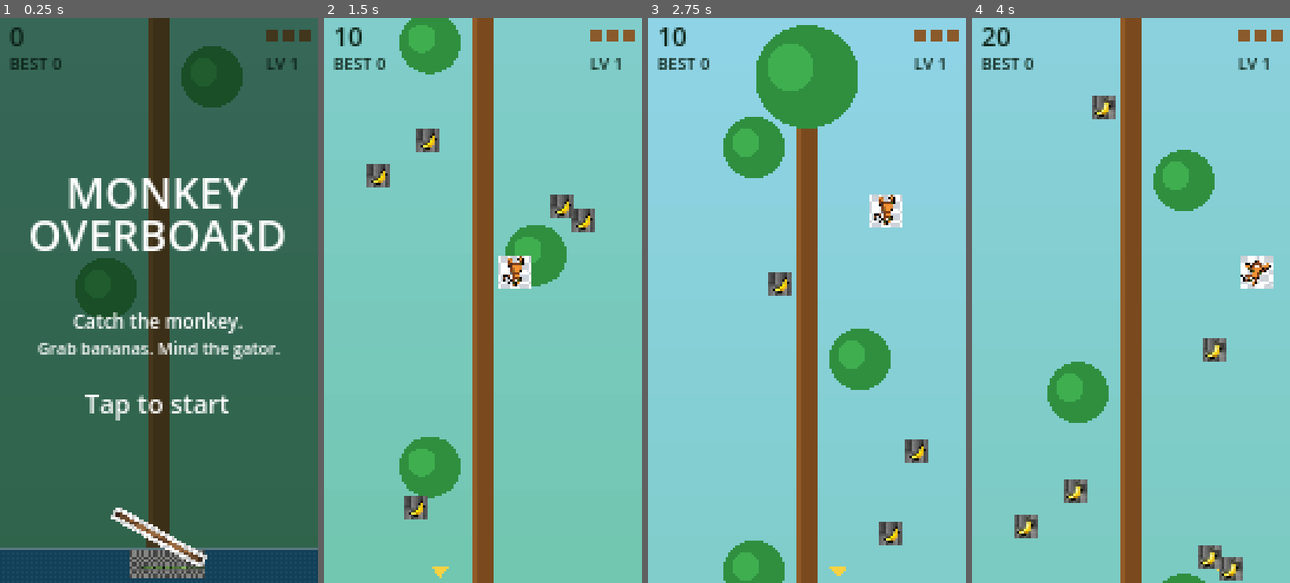
Above: before the commit, frames 1-4 (left to right).
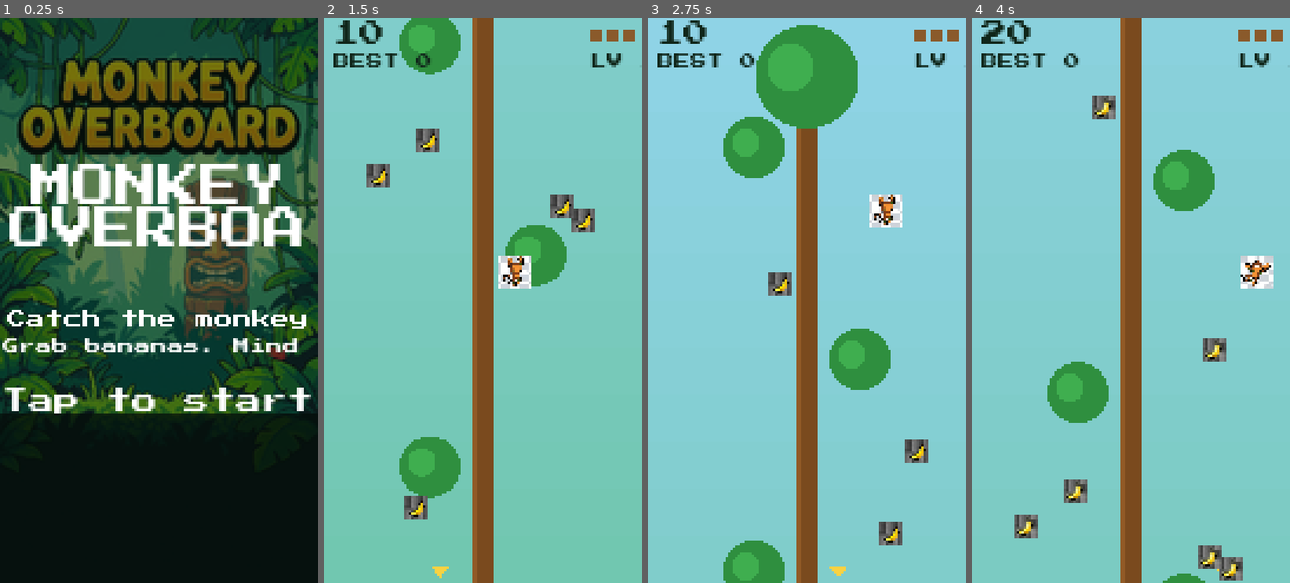
Above: after the commit, the same moments.

Repository: champrt78/monkey-overboard
Game: Godot game, scene res://main.tscn
Two runs of this game, one before a commit and one after it. Both use one fixed random seed, a clock stepped at 60 frames per second and the inputs below.
Inputs (mouse positions are in pixels of both pictures, inside the frame that each line leads up to):
- Up to frame 1 (0.25 s): no input
- Up to frame 2 (1.5 s): move the mouse to (552, 272) at 0.52 s; click (552, 272) at 0.67 s; drag from (419, 328) to (467, 413) at 1.27 s
- Up to frame 3 (2.75 s): move the mouse to (838, 176) at 2.02 s; click (838, 176) at 2.17 s
- Up to frame 4 (4 s): drag from (1115, 413) to (1035, 215) at 2.77 s; move the mouse to (1226, 385) at 3.52 s; click (1226, 385) at 3.67 s

The runs differ from the first frame. In frame 1, 92% of the frame differs, in the area x 0-100%, y 0-100%; in frame 2, 1.1%; in frame 3, 1.1%; in frame 4, 1.2%.

Commit message:
feat(art,ui): title + game-over plates and Press Start 2P font
- Generate 135x240 title_plate.png and gameover_plate.png via Gemini
- Add TextureRect backgrounds with proper draw order via Overlay node
- Integrate Press Start 2P pixel font
- Hide game sprites during menu/gameover for clean screens
- Add final verification screenshots

Diff:
--- a/godot/main.gd
+++ b/godot/main.gd
@@ -90,6 +90,9 @@
 @onready var _snd_chomp: AudioStreamPlayer = $SndChomp
 @onready var _snd_life_lost: AudioStreamPlayer = $SndLifeLost
 
+@onready var _title_bg: TextureRect = $TitleBG
+@onready var _gameover_bg: TextureRect = $GameoverBG
+
 # Headless self-test (run with `--headless --mo-selftest`): autopilots the
 # see-saw so the catch/flip loop runs with no display, then reports + quits.
 var _selftest := false
@@ -100,7 +103,8 @@
 
 func _ready() -> void:
 	randomize()
-	_font = ThemeDB.fallback_font
+	var loaded := load("res://assets/fonts/PressStart2P-Regular.ttf")
+	_font = loaded if loaded else ThemeDB.fallback_font
 	_load_best()
 	monkeys = [_make_monkey("ground"), _make_monkey("air")]
 	seesaw = _make_seesaw()
@@ -328,7 +332,6 @@
 		var m: Dictionary = monkeys[i]
 		var spr: AnimatedSprite2D = _mono[i]
 		spr.position = Vector2(m.x, m.y - _cam_y)
-		spr.visible = true
 		match m.state:
 			"ground":
 				spr.play("idle")
@@ -343,7 +346,6 @@
 func _update_gator_sprite() -> void:
 	var spr: AnimatedSprite2D = _gator_spr
 	spr.position = Vector2(gator.x, WATER_Y + GATOR_Y_OFFSET - _cam_y)
-	spr.visible = true
 	match gator.mode:
 		"patrol":
 			spr.play("patrol")
@@ -404,11 +406,22 @@
 func _process(delta: float) -> void:
 	time += delta
 	_update_camera()
-	_update_monkey_sprites()
-	_update_gator_sprite()
-	_update_seesaw_sprite()
-	_update_banana_sprites()
+	var in_game: bool = (phase == "playing")
+	_mono[0].visible = in_game
+	_mono[1].visible = in_game
+	_gator_spr.visible = in_game
+	_seesaw_spr.visible = in_game
+	_banana_pool.visible = in_game
+	_splash_pool.visible = in_game
+	if in_game:
+		_update_monkey_sprites()
+		_update_gator_sprite()
+		_update_seesaw_sprite()
+		_update_banana_sprites()
+	_title_bg.visible = (phase == "menu")
+	_gameover_bg.visible = (phase == "gameover")
 	queue_redraw()
+	$Overlay.queue_redraw()
 
 func _input(event: InputEvent) -> void:
 	if event is InputEventScreenTouch:
@@ -435,14 +448,14 @@
 
 # ---------- rendering ----------
 func _draw() -> void:
-	_draw_sky()
-	_draw_tree()
-	_draw_water()
-	_draw_seesaw_base()
+	if phase == "playing":
+		_draw_sky()
+		_draw_tree()
+		_draw_water()
+		_draw_seesaw_base()
 	_draw_hud()
-	_draw_offscreen_indicator()
-	if phase != "playing":
-		_draw_overlay()
+	if phase == "playing":
+		_draw_offscreen_indicator()
 
 # world helpers (apply camera offset)
 func _wy(y: float) -> float:
@@ -525,19 +538,19 @@
 func _rect_screen(x: float, y: float, w: float, h: float, c: Color) -> void:
 	draw_rect(Rect2(Vector2(x, y), Vector2(w, h)), c)
 
-func _draw_overlay() -> void:
-	draw_rect(Rect2(Vector2(0, 0), Vector2(VIEW_W, VIEW_H)), Color(0.03, 0.10, 0.07, 0.55))
+func _draw_overlay_on(c: CanvasItem) -> void:
+	c.draw_rect(Rect2(Vector2(0, 0), Vector2(VIEW_W, VIEW_H)), Color(0.03, 0.10, 0.07, 0.55))
 	if phase == "menu":
-		draw_string(_font, Vector2(0, VIEW_H * 0.34), "MONKEY", HORIZONTAL_ALIGNMENT_CENTER, VIEW_W, 18, Color.WHITE)
-		draw_string(_font, Vector2(0, VIEW_H * 0.34 + 18), "OVERBOARD", HORIZONTAL_ALIGNMENT_CENTER, VIEW_W, 18, Color.WHITE)
-		draw_string(_font, Vector2(0, VIEW_H * 0.55), "Catch the monkey.", HORIZONTAL_ALIGNMENT_CENTER, VIEW_W, 8, Color.WHITE)
-		draw_string(_font, Vector2(0, VIEW_H * 0.55 + 11), "Grab bananas. Mind the gator.", HORIZONTAL_ALIGNMENT_CENTER, VIEW_W, 7, Color.WHITE)
-		draw_string(_font, Vector2(0, VIEW_H * 0.70), "Tap to start", HORIZONTAL_ALIGNMENT_CENTER, VIEW_W, 11, Color.WHITE)
+		c.draw_string(_font, Vector2(0, VIEW_H * 0.34), "MONKEY", HORIZONTAL_ALIGNMENT_CENTER, VIEW_W, 18, Color.WHITE)
+		c.draw_string(_font, Vector2(0, VIEW_H * 0.34 + 18), "OVERBOARD", HORIZONTAL_ALIGNMENT_CENTER, VIEW_W, 18, Color.WHITE)
+		c.draw_string(_font, Vector2(0, VIEW_H * 0.55), "Catch the monkey.", HORIZONTAL_ALIGNMENT_CENTER, VIEW_W, 8, Color.WHITE)
+		c.draw_string(_font, Vector2(0, VIEW_H * 0.55 + 11), "Grab bananas. Mind the gator.", HORIZONTAL_ALIGNMENT_CENTER, VIEW_W, 7, Color.WHITE)
+		c.draw_string(_font, Vector2(0, VIEW_H * 0.70), "Tap to start", HORIZONTAL_ALIGNMENT_CENTER, VIEW_W, 11, Color.WHITE)
 	else:
-		draw_string(_font, Vector2(0, VIEW_H * 0.38), "GAME OVER", HORIZONTAL_ALIGNMENT_CENTER, VIEW_W, 16, Color.WHITE)
-		draw_string(_font, Vector2(0, VIEW_H * 0.50), "Score " + str(score), HORIZONTAL_ALIGNMENT_CENTER, VIEW_W, 10, Color.WHITE)
-		draw_string(_font, Vector2(0, VIEW_H * 0.50 + 13), "Best " + str(best), HORIZONTAL_ALIGNMENT_CENTER, VIEW_W, 10, Color.WHITE)
-		draw_string(_font, Vector2(0, VIEW_H * 0.66), "Tap to play again", HORIZONTAL_ALIGNMENT_CENTER, VIEW_W, 9, Color.WHITE)
+		c.draw_string(_font, Vector2(0, VIEW_H * 0.38), "GAME OVER", HORIZONTAL_ALIGNMENT_CENTER, VIEW_W, 16, Color.WHITE)
+		c.draw_string(_font, Vector2(0, VIEW_H * 0.50), "Score " + str(score), HORIZONTAL_ALIGNMENT_CENTER, VIEW_W, 10, Color.WHITE)
+		c.draw_string(_font, Vector2(0, VIEW_H * 0.50 + 13), "Best " + str(best), HORIZONTAL_ALIGNMENT_CENTER, VIEW_W, 10, Color.WHITE)
+		c.draw_string(_font, Vector2(0, VIEW_H * 0.66), "Tap to play again", HORIZONTAL_ALIGNMENT_CENTER, VIEW_W, 9, Color.WHITE)
 
 # ---------- persistence ----------
 func _save_best() -> void:
--- a/godot/main.tscn
+++ b/godot/main.tscn
@@ -1,54 +1,80 @@
-[gd_scene load_steps=13 format=3]
+[gd_scene load_steps=16 format=3]
 
 [ext_resource type="Script" path="res://main.gd" id="1_monkey_overboard_main"]
-[ext_resource type="SpriteFrames" path="res://assets/sprites/monkey_frames.tres" id="2_monkey_frames"]
-[ext_resource type="SpriteFrames" path="res://assets/sprites/gator_frames.tres" id="3_gator_frames"]
-[ext_resource type="SpriteFrames" path="res://assets/sprites/banana_frames.tres" id="4_banana_frames"]
-[ext_resource type="SpriteFrames" path="res://assets/sprites/splash_frames.tres" id="5_splash_frames"]
-[ext_resource type="Texture2D" path="res://assets/sprites/seesaw_plank.png" id="6_seesaw_plank"]
-[ext_resource type="AudioStream" path="res://assets/audio/sfx/launch.ogg" id="7_snd_launch"]
-[ext_resource type="AudioStream" path="res://assets/audio/sfx/catch.ogg" id="8_snd_catch"]
-[ext_resource type="AudioStream" path="res://assets/audio/sfx/banana.ogg" id="9_snd_banana"]
-[ext_resource type="AudioStream" path="res://assets/audio/sfx/splash.ogg" id="10_snd_splash"]
-[ext_resource type="AudioStream" path="res://assets/audio/sfx/chomp.ogg" id="11_snd_chomp"]
-[ext_resource type="AudioStream" path="res://assets/audio/sfx/life_lost.ogg" id="12_snd_life_lost"]
+[ext_resource type="Texture2D" path="res://assets/screens/title_plate.png" id="2_title_plate"]
+[ext_resource type="Texture2D" path="res://assets/screens/gameover_plate.png" id="3_gameover_plate"]
+[ext_resource type="SpriteFrames" path="res://assets/sprites/monkey_frames.tres" id="4_monkey_frames"]
+[ext_resource type="SpriteFrames" path="res://assets/sprites/gator_frames.tres" id="5_gator_frames"]
+[ext_resource type="SpriteFrames" path="res://assets/sprites/banana_frames.tres" id="6_banana_frames"]
+[ext_resource type="SpriteFrames" path="res://assets/sprites/splash_frames.tres" id="7_splash_frames"]
+[ext_resource type="Texture2D" path="res://assets/sprites/seesaw_plank.png" id="8_seesaw_plank"]
+[ext_resource type="AudioStream" path="res://assets/audio/sfx/launch.ogg" id="9_snd_launch"]
+[ext_resource type="AudioStream" path="res://assets/audio/sfx/catch.ogg" id="10_snd_catch"]
+[ext_resource type="AudioStream" path="res://assets/audio/sfx/banana.ogg" id="11_snd_banana"]
+[ext_resource type="AudioStream" path="res://assets/audio/sfx/splash.ogg" id="12_snd_splash"]
+[ext_resource type="AudioStream" path="res://assets/audio/sfx/chomp.ogg" id="13_snd_chomp"]
+[ext_resource type="AudioStream" path="res://assets/audio/sfx/life_lost.ogg" id="14_snd_life_lost"]
+[ext_resource type="Script" path="res://overlay.gd" id="15_overlay"]
 
 [node name="Main" type="Node2D"]
 script = ExtResource("1_monkey_overboard_main")
 
+[node name="TitleBG" type="TextureRect" parent="."]
+layout_mode = 0
+offset_left = 0.0
+offset_top = 0.0
+offset_right = 135.0
+offset_bottom = 240.0
+texture = ExtResource("2_title_plate")
+stretch_mode = 0
+expand_mode = 1
+
+[node name="GameoverBG" type="TextureRect" parent="."]
+layout_mode = 0
+offset_left = 0.0
+offset_top = 0.0
+offset_right = 135.0
+offset_bottom = 240.0
+texture = ExtResource("3_gameover_plate")
+stretch_mode = 0
+expand_mode = 1
+
 [node name="Monkey0" type="AnimatedSprite2D" parent="."]
-sprite_frames = ExtResource("2_monkey_frames")
+sprite_frames = ExtResource("4_monkey_frames")
 animation = &"idle"
 
 [node name="Monkey1" type="AnimatedSprite2D" parent="."]
-sprite_frames = ExtResource("2_monkey_frames")
+sprite_frames = ExtResource("4_monkey_frames")
 animation = &"idle"
 
 [node name="Gator" type="AnimatedSprite2D" parent="."]
-sprite_frames = ExtResource("3_gator_frames")
+sprite_frames = ExtResource("5_gator_frames")
 animation = &"patrol"
 
 [node name="Seesaw" type="Sprite2D" parent="."]
-texture = ExtResource("6_seesaw_plank")
+texture = ExtResource("8_seesaw_plank")
 
 [node name="BananaPool" type="Node2D" parent="."]
 
 [node name="SplashPool" type="Node2D" parent="."]
 
 [node name="SndLaunch" type="AudioStreamPlayer" parent="."]
-stream = ExtResource("7_snd_launch")
+stream = ExtResource("9_snd_launch")
 
 [node name="SndCatch" type="AudioStreamPlayer" parent="."]
-stream = ExtResource("8_snd_catch")
+stream = ExtResource("10_snd_catch")
 
 [node name="SndBanana" type="AudioStreamPlayer" parent="."]
-stream = ExtResource("9_snd_banana")
+stream = ExtResource("11_snd_banana")
 
 [node name="SndSplash" type="AudioStreamPlayer" parent="."]
-stream = ExtResource("10_snd_splash")
+stream = ExtResource("12_snd_splash")
 
 [node name="SndChomp" type="AudioStreamPlayer" parent="."]
-stream = ExtResource("11_snd_chomp")
+stream = ExtResource("13_snd_chomp")
 
 [node name="SndLifeLost" type="AudioStreamPlayer" parent="."]
-stream = ExtResource("12_snd_life_lost")
+stream = ExtResource("14_snd_life_lost")
+
+[node name="Overlay" type="Node2D" parent="."]
+script = ExtResource("15_overlay")
--- /dev/null
+++ b/godot/overlay.gd
@@ -0,0 +1,8 @@
+extends Node2D
+
+@export var main_path: NodePath = NodePath("..")
+
+func _draw() -> void:
+	var main := get_node_or_null(main_path)
+	if main and main.has_method("_draw_overlay_on") and main.phase != "playing":
+		main._draw_overlay_on(self)
Binary file added: godot/assets/fonts/PressStart2P-Regular.ttf
Not shown, added: godot/assets/fonts/PressStart2P-Regular.ttf.import
Binary file added: godot/assets/screens/gameover_plate.png
Not shown, added: godot/assets/screens/gameover_plate.png.import
Binary file added: godot/assets/screens/title_plate.png
Not shown, added: godot/assets/screens/title_plate.png.import
Not shown, changed: .gitignore
Not shown, added: docs/screenshots/22_menu_v3.png
Not shown, added: docs/screenshots/23_gameplay_v3.png
Not shown, added: docs/screenshots/24_gameover_v3.png
Not shown, added: godot/scripts/generate_title_art.py
